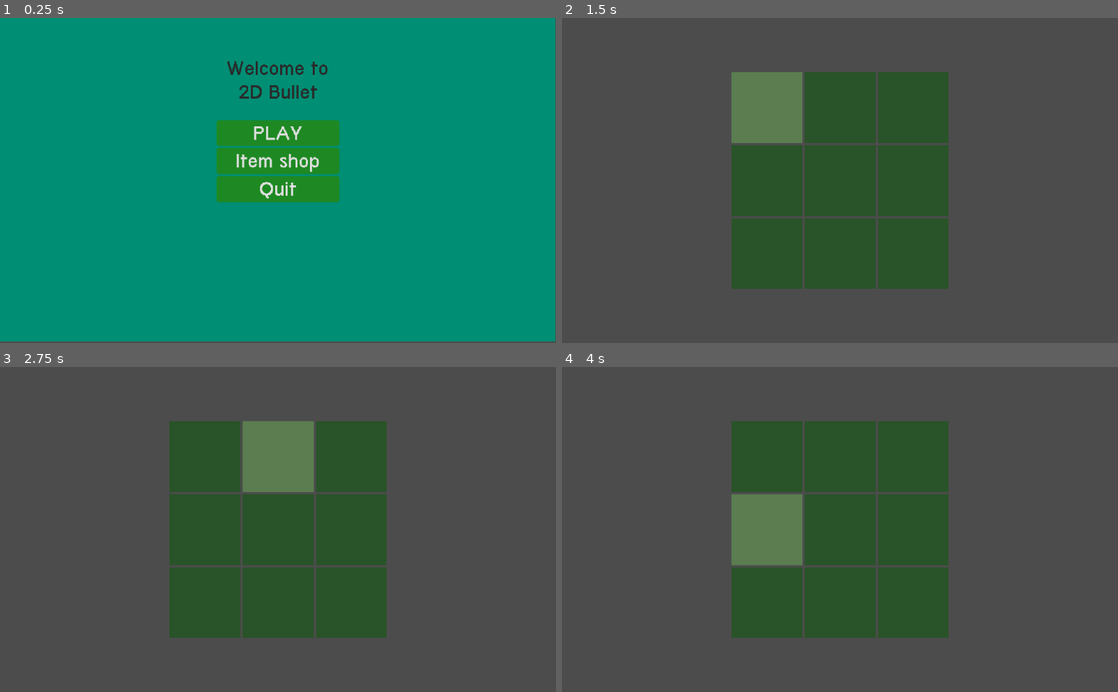
Above: before the commit, frames 1-4 (two rows, left to right).
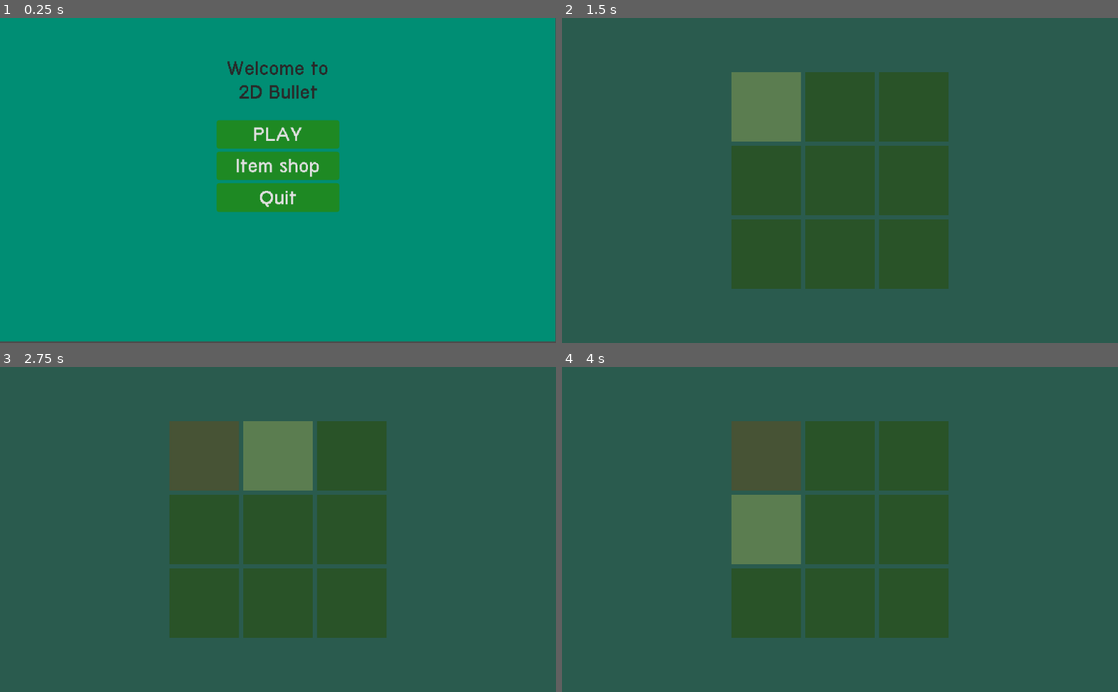
Above: after the commit, the same moments.

Repository: sldless/2DBullet
Game: Godot game, scene res://scripts/Menu/Menu.tscn
Two runs of this game, one before a commit and one after it. Both use one fixed random seed, a clock stepped at 60 frames per second and the inputs below.
Inputs (mouse positions are in pixels of both pictures, inside the frame that each line leads up to; where the layout moved, square brackets give the same spot in the first picture):
- Up to frame 1 (0.25 s): no input
- Up to frame 2 (1.5 s): click "Item shop" at 0.5 s; click (767, 105) [767, 109] at 1.25 s
- Up to frame 3 (2.75 s): click (278, 454) [278, 458] at 2 s
- Up to frame 4 (4 s): click (912, 454) [912, 458] at 2.75 s; click (767, 529) at 3.5 s

The runs differ from the first frame. In frame 1, 2.1% of the frame differs, in the area x 38-62%, y 33-60%; in frame 2, 76%; in frame 3, 78%, in the area x 0-100%, y 0-100%; in frame 4, 78%.

Commit message:
base for item shop
a basic start for an item shop, a start script

Diff:
--- a/project.godot
+++ b/project.godot
@@ -13,6 +13,10 @@
 config/name="2DBullet"
 run/main_scene="res://scripts/Menu/Menu.tscn"
 config/icon="res://icon.png"
+
+[autoload]
+
+Global="*res://scripts/Autoload/Global.gd"
 
 [display]
 
--- /dev/null
+++ b/scripts/Autoload/Global.gd
@@ -0,0 +1,16 @@
+extends Node
+
+
+var highscore : int
+var level : int
+
+class shop_items:
+	var double_coins : bool
+	var item2 : bool
+	var item3 : bool
+	var item4 : bool
+	var item5 : bool
+	var item6 : bool
+	var item7 : bool
+	var item8 : bool
+	var item9 : bool
--- a/scripts/ItemShop/Button.gd
+++ b/scripts/ItemShop/Button.gd
@@ -3,4 +3,6 @@
 
 
 func _on_x2CoinButton_pressed():
-	pass # Replace with function body.
+	var shop_items = Global.shop_items.new()
+	shop_items.double_coins = true
+	disabled = true
--- a/scripts/ItemShop/Menu.tscn
+++ /dev/null
@@ -1,164 +0,0 @@
-[gd_scene load_steps=8 format=2]
-
-[ext_resource path="res://scripts/Menu/home.gd" type="Script" id=1]
-[ext_resource path="res://scripts/Menu/Font.tres" type="DynamicFont" id=2]
-
-[sub_resource type="StyleBoxFlat" id=1]
-bg_color = Color( 0.12549, 0.6, 0.180392, 1 )
-border_width_left = 2
-border_width_top = 2
-border_width_right = 2
-border_width_bottom = 2
-border_color = Color( 0.0901961, 0.235294, 0.333333, 1 )
-corner_radius_top_left = 5
-corner_radius_top_right = 5
-corner_radius_bottom_right = 5
-corner_radius_bottom_left = 5
-
-[sub_resource type="StyleBoxFlat" id=2]
-bg_color = Color( 0.188235, 0.423529, 0.2, 1 )
-border_width_left = 3
-border_width_top = 3
-border_width_right = 3
-border_width_bottom = 3
-border_color = Color( 0.0901961, 0.235294, 0.333333, 1 )
-corner_radius_top_left = 5
-corner_radius_top_right = 5
-corner_radius_bottom_right = 5
-corner_radius_bottom_left = 5
-shadow_color = Color( 0.12549, 0.0745098, 0.0745098, 0.478431 )
-shadow_size = 1
-shadow_offset = Vector2( 0, 2 )
-
-[sub_resource type="StyleBoxFlat" id=3]
-bg_color = Color( 0.164706, 0.596078, 0.188235, 1 )
-border_width_left = 4
-border_width_top = 4
-border_width_right = 4
-border_width_bottom = 4
-border_color = Color( 0.0901961, 0.235294, 0.333333, 1 )
-corner_radius_top_left = 5
-corner_radius_top_right = 5
-corner_radius_bottom_right = 5
-corner_radius_bottom_left = 5
-shadow_color = Color( 0.12549, 0.0745098, 0.0745098, 0.6 )
-shadow_size = 3
-shadow_offset = Vector2( 0, 2 )
-
-[sub_resource type="StyleBoxFlat" id=4]
-bg_color = Color( 0.203922, 0.266667, 0.0392157, 0.654902 )
-border_color = Color( 0.0901961, 0.235294, 0.333333, 1 )
-corner_radius_top_left = 5
-corner_radius_top_right = 5
-corner_radius_bottom_right = 5
-corner_radius_bottom_left = 5
-shadow_color = Color( 0.12549, 0.0745098, 0.0745098, 0.6 )
-shadow_size = 3
-shadow_offset = Vector2( 0, 2 )
-
-[sub_resource type="StyleBoxFlat" id=5]
-bg_color = Color( 0.121569, 0.541176, 0.141176, 1 )
-border_color = Color( 0.0901961, 0.235294, 0.333333, 1 )
-corner_radius_top_left = 5
-corner_radius_top_right = 5
-corner_radius_bottom_right = 5
-corner_radius_bottom_left = 5
-corner_detail = 10
-
-[node name="Control" type="Control"]
-anchor_right = 1.0
-anchor_bottom = 1.0
-__meta__ = {
-"_edit_use_anchors_": false
-}
-
-[node name="Panel" type="ColorRect" parent="."]
-margin_left = -1.0
-margin_top = -3.0
-margin_right = 1023.0
-margin_bottom = 597.0
-size_flags_horizontal = 3
-size_flags_vertical = 3
-color = Color( 0, 0.560784, 0.458824, 1 )
-__meta__ = {
-"_edit_use_anchors_": false
-}
-
-[node name="Label" type="Label" parent="."]
-anchor_left = 0.5
-anchor_right = 0.5
-margin_left = -255.0
-margin_top = 72.0
-margin_right = 255.0
-margin_bottom = 201.0
-custom_colors/font_color = Color( 0.164706, 0.164706, 0.164706, 1 )
-custom_fonts/font = ExtResource( 2 )
-text = "Welcome to
-2D Bullet
-"
-align = 1
-__meta__ = {
-"_edit_use_anchors_": false
-}
-
-[node name="VBoxContainer" type="VBoxContainer" parent="."]
-anchor_left = 0.389648
-anchor_top = 0.315
-anchor_right = 0.610352
-anchor_bottom = 0.566667
-size_flags_horizontal = 3
-size_flags_vertical = 3
-__meta__ = {
-"_edit_use_anchors_": true
-}
-
-[node name="PlayButton" type="Button" parent="VBoxContainer"]
-margin_right = 226.0
-margin_bottom = 47.0
-size_flags_horizontal = 3
-size_flags_vertical = 3
-custom_fonts/font = ExtResource( 2 )
-custom_styles/hover = SubResource( 1 )
-custom_styles/pressed = SubResource( 2 )
-custom_styles/focus = SubResource( 3 )
-custom_styles/disabled = SubResource( 4 )
-custom_styles/normal = SubResource( 5 )
-text = "PLAY"
-script = ExtResource( 1 )
-
-[node name="icButton" type="Button" parent="VBoxContainer"]
-margin_top = 51.0
-margin_right = 226.0
-margin_bottom = 99.0
-size_flags_horizontal = 3
-size_flags_vertical = 3
-custom_colors/font_color_pressed = Color( 0, 0, 0, 1 )
-custom_fonts/font = ExtResource( 2 )
-custom_styles/hover = SubResource( 1 )
-custom_styles/pressed = SubResource( 2 )
-custom_styles/focus = SubResource( 3 )
-custom_styles/disabled = SubResource( 4 )
-custom_styles/normal = SubResource( 5 )
-text = "Item shop"
-script = ExtResource( 1 )
-
-[node name="quitButton" type="Button" parent="VBoxContainer"]
-margin_top = 103.0
-margin_right = 226.0
-margin_bottom = 151.0
-size_flags_horizontal = 3
-size_flags_vertical = 3
-custom_colors/font_color_pressed = Color( 0, 0, 0, 1 )
-custom_fonts/font = ExtResource( 2 )
-custom_styles/hover = SubResource( 1 )
-custom_styles/pressed = SubResource( 2 )
-custom_styles/focus = SubResource( 3 )
-custom_styles/disabled = SubResource( 4 )
-custom_styles/normal = SubResource( 5 )
-text = "Quit"
-script = ExtResource( 1 )
-
-[connection signal="pressed" from="VBoxContainer/PlayButton" to="VBoxContainer/PlayButton" method="_on_PlayButton_pressed"]
-[connection signal="pressed" from="VBoxContainer/icButton" to="VBoxContainer/PlayButton" method="_on_icButton_pressed"]
-[connection signal="pressed" from="VBoxContainer/quitButton" to="VBoxContainer/PlayButton" method="_on_icButton_pressed"]
-[connection signal="pressed" from="VBoxContainer/quitButton" to="VBoxContainer/PlayButton" method="_on_quitButton_pressed"]
--- a/scripts/ItemShop/item_shop.tscn
+++ b/scripts/ItemShop/item_shop.tscn
@@ -1,44 +1,24 @@
-[gd_scene load_steps=8 format=2]
+[gd_scene load_steps=3 format=2]
 
 [ext_resource path="res://scripts/ItemShop/Button.gd" type="Script" id=1]
-
-[sub_resource type="StyleBoxFlat" id=1]
-bg_color = Color( 0.321569, 0.184314, 0.258824, 0.811765 )
-
-[sub_resource type="StyleBoxFlat" id=2]
-bg_color = Color( 0.360784, 0.494118, 0.317647, 1 )
-
-[sub_resource type="StyleBoxFlat" id=3]
-bg_color = Color( 0.337255, 0.533333, 0.329412, 1 )
-
-[sub_resource type="StyleBoxFlat" id=4]
-bg_color = Color( 0.164706, 0.329412, 0.160784, 1 )
-
-[sub_resource type="StyleBoxFlat" id=5]
-bg_color = Color( 0.0235294, 0.152941, 0.0627451, 1 )
-
-[sub_resource type="Theme" id=6]
-Button/colors/font_color = Color( 0.88, 0.88, 0.88, 1 )
-Button/colors/font_color_disabled = Color( 0.9, 0.9, 0.9, 0.2 )
-Button/colors/font_color_focus = Color( 0.94, 0.94, 0.94, 1 )
-Button/colors/font_color_hover = Color( 0.94, 0.94, 0.94, 1 )
-Button/colors/font_color_pressed = Color( 1, 1, 1, 1 )
-Button/constants/hseparation = 2
-Button/fonts/font = null
-Button/styles/disabled = SubResource( 1 )
-Button/styles/focus = SubResource( 2 )
-Button/styles/hover = SubResource( 3 )
-Button/styles/normal = SubResource( 4 )
-Button/styles/pressed = SubResource( 5 )
+[ext_resource path="res://scripts/ItemShop/item_shop_theme.tres" type="Theme" id=2]
 
 [node name="Control" type="Control"]
+anchor_right = 1.0
+anchor_bottom = 1.0
+theme = ExtResource( 2 )
+__meta__ = {
+"_edit_use_anchors_": false
+}
+
+[node name="Panel" type="Panel" parent="."]
 anchor_right = 1.0
 anchor_bottom = 1.0
 __meta__ = {
 "_edit_use_anchors_": false
 }
 
-[node name="GridContainer" type="GridContainer" parent="."]
+[node name="GridContainer" type="GridContainer" parent="Panel"]
 anchor_left = 0.5
 anchor_top = 0.5
 anchor_right = 0.5
@@ -47,80 +27,80 @@
 margin_top = -200.0
 margin_right = 200.0
 margin_bottom = 200.0
-theme = SubResource( 6 )
+theme = ExtResource( 2 )
 columns = 3
 __meta__ = {
 "_edit_use_anchors_": false
 }
 
-[node name="x2CoinButton" type="Button" parent="GridContainer"]
-margin_right = 130.0
-margin_bottom = 130.0
+[node name="x2CoinButton" type="Button" parent="Panel/GridContainer"]
+margin_right = 128.0
+margin_bottom = 128.0
 size_flags_horizontal = 3
 size_flags_vertical = 3
 script = ExtResource( 1 )
 
-[node name="Button2" type="Button" parent="GridContainer"]
-margin_left = 134.0
+[node name="Button2" type="Button" parent="Panel/GridContainer"]
+margin_left = 136.0
 margin_right = 264.0
-margin_bottom = 130.0
+margin_bottom = 128.0
 size_flags_horizontal = 3
 size_flags_vertical = 3
 
-[node name="Button3" type="Button" parent="GridContainer"]
-margin_left = 268.0
-margin_right = 398.0
-margin_bottom = 130.0
+[node name="Button3" type="Button" parent="Panel/GridContainer"]
+margin_left = 272.0
+margin_right = 400.0
+margin_bottom = 128.0
 size_flags_horizontal = 3
 size_flags_vertical = 3
 __meta__ = {
 "_edit_use_anchors_": false
 }
 
-[node name="Button4" type="Button" parent="GridContainer"]
-margin_top = 134.0
-margin_right = 130.0
+[node name="Button4" type="Button" parent="Panel/GridContainer"]
+margin_top = 136.0
+margin_right = 128.0
 margin_bottom = 264.0
 size_flags_horizontal = 3
 size_flags_vertical = 3
 
-[node name="Button5" type="Button" parent="GridContainer"]
-margin_left = 134.0
-margin_top = 134.0
+[node name="Button5" type="Button" parent="Panel/GridContainer"]
+margin_left = 136.0
+margin_top = 136.0
 margin_right = 264.0
 margin_bottom = 264.0
 size_flags_horizontal = 3
 size_flags_vertical = 3
 
-[node name="Button6" type="Button" parent="GridContainer"]
-margin_left = 268.0
-margin_top = 134.0
-margin_right = 398.0
+[node name="Button6" type="Button" parent="Panel/GridContainer"]
+margin_left = 272.0
+margin_top = 136.0
+margin_right = 400.0
 margin_bottom = 264.0
 size_flags_horizontal = 3
 size_flags_vertical = 3
 
-[node name="Button7" type="Button" parent="GridContainer"]
-margin_top = 268.0
-margin_right = 130.0
-margin_bottom = 398.0
+[node name="Button7" type="Button" parent="Panel/GridContainer"]
+margin_top = 272.0
+margin_right = 128.0
+margin_bottom = 400.0
 size_flags_horizontal = 3
 size_flags_vertical = 3
 
-[node name="Button8" type="Button" parent="GridContainer"]
-margin_left = 134.0
-margin_top = 268.0
+[node name="Button8" type="Button" parent="Panel/GridContainer"]
+margin_left = 136.0
+margin_top = 272.0
 margin_right = 264.0
-margin_bottom = 398.0
+margin_bottom = 400.0
 size_flags_horizontal = 3
 size_flags_vertical = 3
 
-[node name="Button9" type="Button" parent="GridContainer"]
-margin_left = 268.0
-margin_top = 268.0
-margin_right = 398.0
-margin_bottom = 398.0
+[node name="Button9" type="Button" parent="Panel/GridContainer"]
+margin_left = 272.0
+margin_top = 272.0
+margin_right = 400.0
+margin_bottom = 400.0
 size_flags_horizontal = 3
 size_flags_vertical = 3
 
-[connection signal="pressed" from="GridContainer/x2CoinButton" to="GridContainer/x2CoinButton" method="_on_x2CoinButton_pressed"]
+[connection signal="pressed" from="Panel/GridContainer/x2CoinButton" to="Panel/GridContainer/x2CoinButton" method="_on_x2CoinButton_pressed"]
--- /dev/null
+++ b/scripts/ItemShop/item_shop_theme.tres
@@ -0,0 +1,36 @@
+[gd_resource type="Theme" load_steps=7 format=2]
+
+[sub_resource type="StyleBoxFlat" id=1]
+bg_color = Color( 0.305882, 0.321569, 0.184314, 0.811765 )
+
+[sub_resource type="StyleBoxFlat" id=2]
+bg_color = Color( 0.360784, 0.494118, 0.317647, 1 )
+
+[sub_resource type="StyleBoxFlat" id=3]
+bg_color = Color( 0.337255, 0.533333, 0.329412, 1 )
+
+[sub_resource type="StyleBoxFlat" id=4]
+bg_color = Color( 0.164706, 0.329412, 0.160784, 1 )
+
+[sub_resource type="StyleBoxFlat" id=5]
+bg_color = Color( 0.0235294, 0.152941, 0.0627451, 1 )
+
+[sub_resource type="StyleBoxFlat" id=7]
+bg_color = Color( 0.168627, 0.360784, 0.309804, 1 )
+
+[resource]
+Button/colors/font_color = Color( 0.88, 0.88, 0.88, 1 )
+Button/colors/font_color_disabled = Color( 0.9, 0.9, 0.9, 0.2 )
+Button/colors/font_color_focus = Color( 0.94, 0.94, 0.94, 1 )
+Button/colors/font_color_hover = Color( 0.94, 0.94, 0.94, 1 )
+Button/colors/font_color_pressed = Color( 1, 1, 1, 1 )
+Button/constants/hseparation = 2
+Button/fonts/font = null
+Button/styles/disabled = SubResource( 1 )
+Button/styles/focus = SubResource( 2 )
+Button/styles/hover = SubResource( 3 )
+Button/styles/normal = SubResource( 4 )
+Button/styles/pressed = SubResource( 5 )
+GridContainer/constants/hseparation = 8
+GridContainer/constants/vseparation = 8
+Panel/styles/panel = SubResource( 7 )
--- a/scripts/Menu/Menu.tscn
+++ b/scripts/Menu/Menu.tscn
@@ -105,16 +105,17 @@
 anchor_left = 0.389648
 anchor_top = 0.315
 anchor_right = 0.610352
-anchor_bottom = 0.566667
+anchor_bottom = 0.598333
 size_flags_horizontal = 3
 size_flags_vertical = 3
+custom_constants/separation = 6
 __meta__ = {
 "_edit_use_anchors_": true
 }
 
 [node name="PlayButton" type="Button" parent="VBoxContainer"]
 margin_right = 226.0
-margin_bottom = 47.0
+margin_bottom = 52.0
 size_flags_horizontal = 3
 size_flags_vertical = 3
 custom_fonts/font = ExtResource( 2 )
@@ -127,9 +128,9 @@
 script = ExtResource( 1 )
 
 [node name="icButton" type="Button" parent="VBoxContainer"]
-margin_top = 51.0
+margin_top = 58.0
 margin_right = 226.0
-margin_bottom = 99.0
+margin_bottom = 111.0
 size_flags_horizontal = 3
 size_flags_vertical = 3
 custom_colors/font_color_pressed = Color( 0, 0, 0, 1 )
@@ -143,9 +144,9 @@
 script = ExtResource( 1 )
 
 [node name="quitButton" type="Button" parent="VBoxContainer"]
-margin_top = 103.0
+margin_top = 117.0
 margin_right = 226.0
-margin_bottom = 151.0
+margin_bottom = 170.0
 size_flags_horizontal = 3
 size_flags_vertical = 3
 custom_colors/font_color_pressed = Color( 0, 0, 0, 1 )
Not shown: 1 places in scripts/Menu/Menu.tscn that only renumber resources
